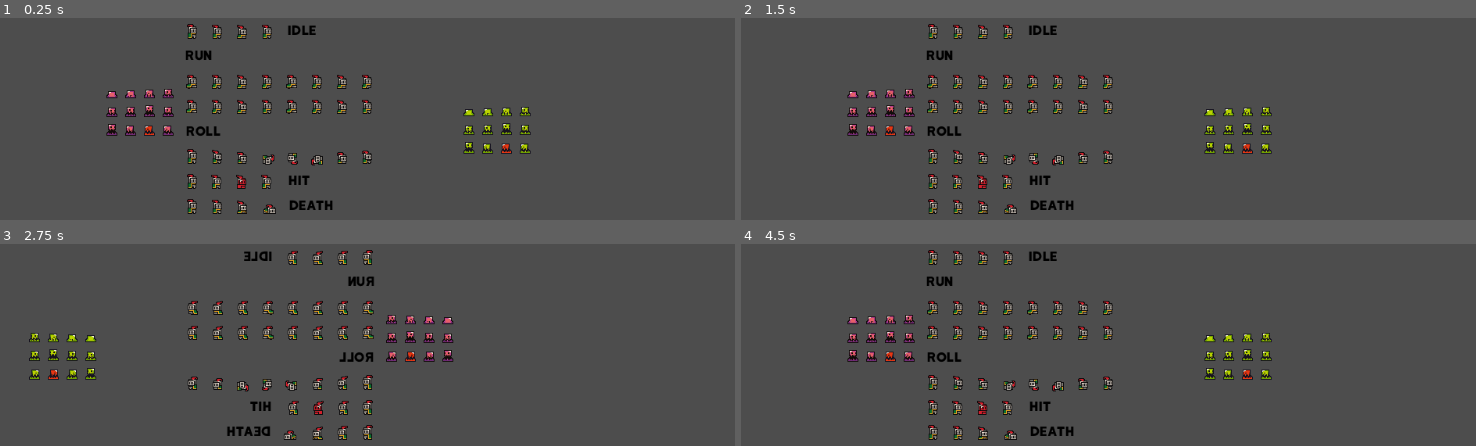
Above: before the commit, frames 1-4 (two rows, left to right).
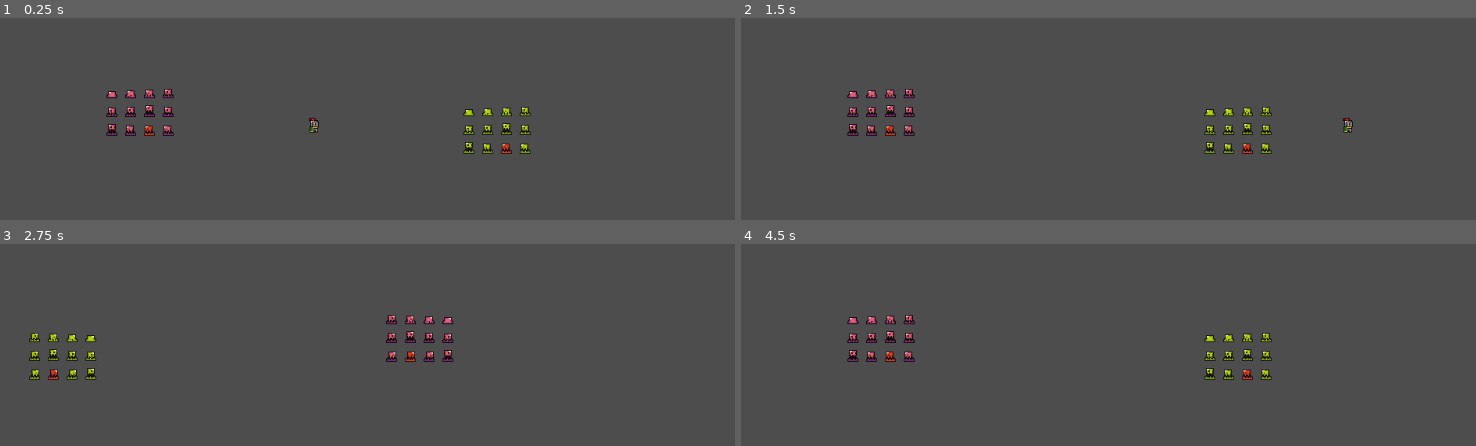
Above: after the commit, the same moments.

Repository: IsaacS2/Flip-Dash
Game: Godot game, scene res://Scenes/Level.tscn
Two runs of this game, one before a commit and one after it. Both use one fixed random seed, a clock stepped at 60 frames per second and the inputs below.
Inputs:
- Up to frame 1 (0.25 s): no input
- Up to frame 2 (1.5 s): tap Enter (ui_accept) at 0.5, 0.77 s; hold Right (ui_right) from 0.53 s (still down); tap Ctrl (Flip) at 0.6, 1.35 s
- Up to frame 3 (2.75 s): tap Enter (ui_accept) at 1.52 s; release Right (ui_right) at 2.03 s; hold Left (ui_left) from 2.03 s (still down); tap Ctrl (Flip) at 2.1 s
- Up to frame 4 (4.5 s): tap Enter (ui_accept) at 2.75, 3.02, 3.5, 3.77, 4.25 s; release Left (ui_left) at 2.78 s; hold Right (ui_right) 2.78-4.28 s; tap Ctrl (Flip) at 2.85, 3.6, 4.35 s; hold Left (ui_left) from 4.28 s (still down)

The runs differ from the first frame. In frame 1, 3.2% of the frame differs, in the area x 25-51%, y 2-98%; in frame 2, 3.2%; in frame 3, 3.0%; in frame 4, 3.1%.

Commit message:
Makes player character move forward automatically
Player character moves to the right automatically, without any gravity or input applied. Next up is flipping the character's sprite and x-velocity.

Diff:
--- a/Player.gd
+++ b/Player.gd
@@ -1,5 +1,4 @@
 extends CharacterBody2D
-
 
 const SPEED = 300.0
 const JUMP_VELOCITY = -400.0
@@ -8,7 +7,8 @@
 func _physics_process(delta: float) -> void:
 	# Add the gravity.
 	if not is_on_floor():
-		velocity += get_gravity() * delta
+		pass
+		#velocity += get_gravity() * delta
 
 	# Handle jump.
 	if Input.is_action_just_pressed("ui_accept") and is_on_floor():
@@ -16,10 +16,7 @@
 
 	# Get the input direction and handle the movement/deceleration.
 	# As good practice, you should replace UI actions with custom gameplay actions.
-	var direction := Input.get_axis("ui_left", "ui_right")
-	if direction:
-		velocity.x = direction * SPEED
-	else:
-		velocity.x = move_toward(velocity.x, 0, SPEED)
+	var direction = 1
+	velocity.x = direction * SPEED
 
 	move_and_slide()
--- a/Scenes/Level.tscn
+++ b/Scenes/Level.tscn
@@ -1,9 +1,9 @@
 [gd_scene load_steps=5 format=3 uid="uid://btld1pccadatb"]
 
 [ext_resource type="Script" path="res://Scripts/CameraManager.gd" id="1_ddlql"]
-[ext_resource type="Texture2D" uid="uid://bd0g7r6448j8a" path="res://Art/knight.png" id="1_mymj5"]
 [ext_resource type="Texture2D" uid="uid://6nhndgsmrqxn" path="res://Art/slime_green.png" id="3_nyj7j"]
 [ext_resource type="Texture2D" uid="uid://c0yly0pw6m47l" path="res://Art/slime_purple.png" id="4_w2awm"]
+[ext_resource type="PackedScene" uid="uid://cjxi73ygx5geb" path="res://Scenes/Player.tscn" id="4_wb7p1"]
 
 [node name="Level" type="Node2D"]
 script = ExtResource("1_ddlql")
@@ -15,10 +15,6 @@
 enabled = false
 zoom = Vector2(-1, 1)
 
-[node name="Sprite2D" type="Sprite2D" parent="."]
-position = Vector2(-100, 0)
-texture = ExtResource("1_mymj5")
-
 [node name="SlimeGreen" type="Sprite2D" parent="."]
 position = Vector2(178, 11)
 texture = ExtResource("3_nyj7j")
@@ -26,3 +22,6 @@
 [node name="SlimePurple" type="Sprite2D" parent="."]
 position = Vector2(-279, -12)
 texture = ExtResource("4_w2awm")
+
+[node name="Player" parent="." instance=ExtResource("4_wb7p1")]
+position = Vector2(-132, 20)
